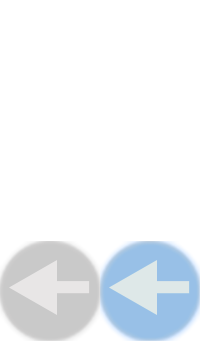
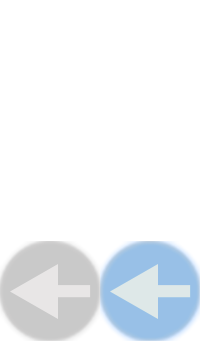
Comparing the layer stacks of the two (200, 341) images. Changes:
painted on "Layer 3" over [9, 260, 191, 319]
removed layer "Layer 2" from group "arrow left" over [9, 260, 91, 319]
added layer "down" (1st of 3, in "arrow left") in group "arrow left" over [109, 260, 191, 319]
